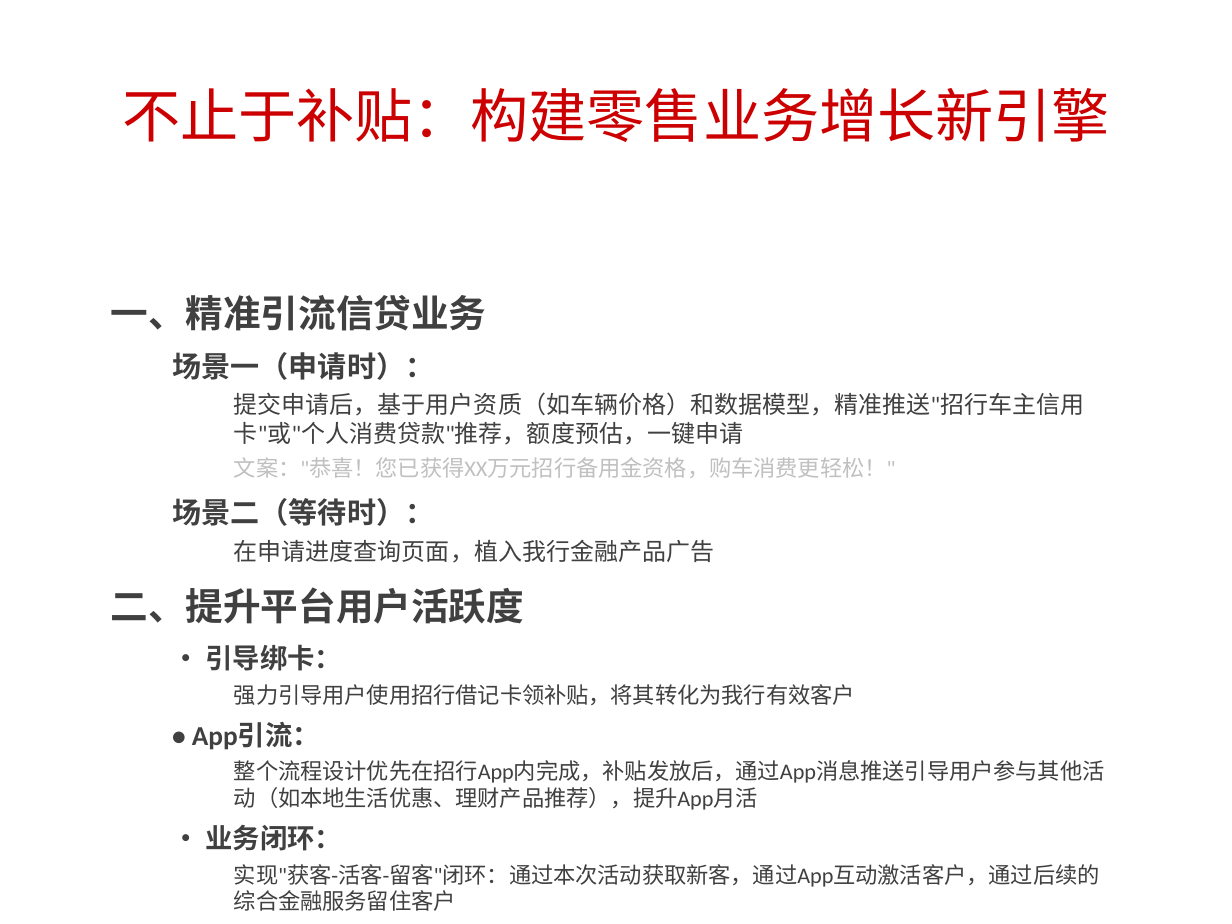
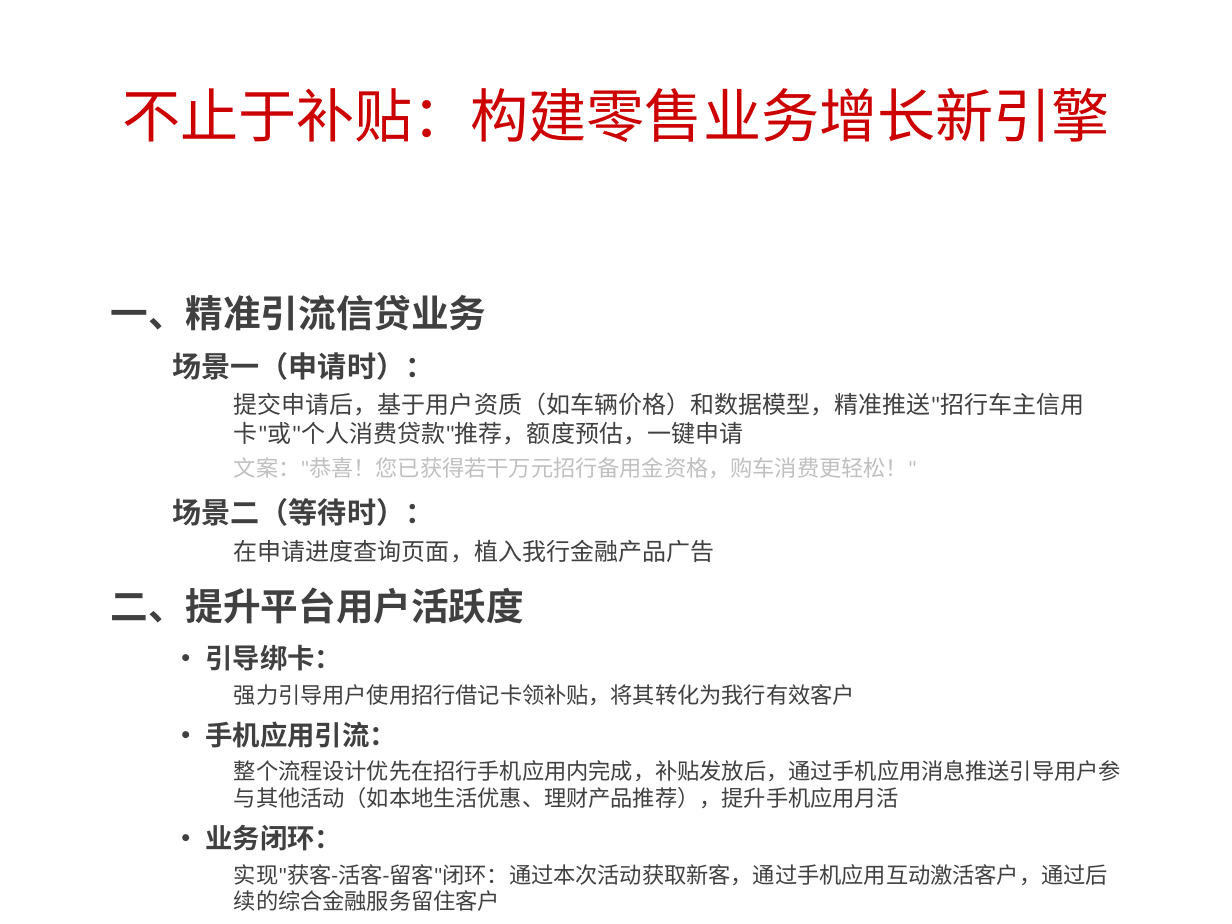
Before and after one commit to 12zhengwei/Multi-Modal-Car-Action-Recognition-1, a slide deck: slide 9 of 金陵购车节政企通补贴平台合作方案.pptx. Drawn at 1232x924 pixels with LibreOffice and Linux fonts; fonts in the diff are those of the drawing. Boxes give left, top, right and bottom in pixels: in the first picture for what was removed or moved away, otherwise in the second. Text is boxed around its words. In the diff, an @@ line names an element or a change of style, - is before the commit and + after.

```diff
--- a/金陵购车节政企通补贴平台合作方案.pptx
+++ b/金陵购车节政企通补贴平台合作方案.pptx
@@ text at bbox=[234, 457, 917, 478]: text changed @@
-    文案："恭喜！您已获得XX万元招行备用金资格，购车消费更轻松！"
+    文案："恭喜！您已获得若干万元招行备用金资格，购车消费更轻松！"
@@ text at bbox=[206, 721, 1121, 808]: text changed @@
-  • App引流：
-    整个流程设计优先在招行App内完成，补贴发放后，通过App消息推送引导用户参与其他活动（如本地生活优惠、理财产品推荐），提升App月活
+  • 手机应用引流：
+    整个流程设计优先在招行手机应用内完成，补贴发放后，通过手机应用消息推送引导用户参与其他活动（如本地生活优惠、理财产品推荐），提升手机应用月活
@@ text at bbox=[234, 864, 1108, 911]: text changed @@
-    实现"获客-活客-留客"闭环：通过本次活动获取新客，通过App互动激活客户，通过后续的综合金融服务留住客户
+    实现"获客-活客-留客"闭环：通过本次活动获取新客，通过手机应用互动激活客户，通过后续的综合金融服务留住客户
```
Also in this commit, not shown: 6 other slides changed, 1 other file.
